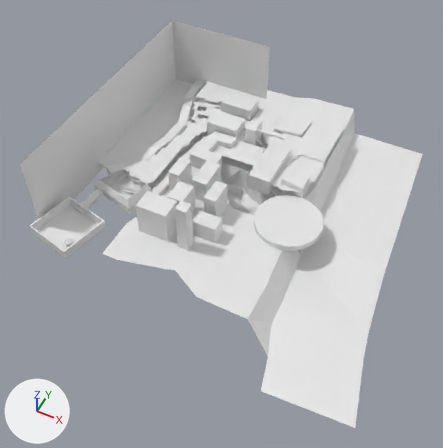
Before and after pictures for a commit that changed the Blender file thehive/assets/NavMeshes/PROTOTIPO_CIUDAD.blend.
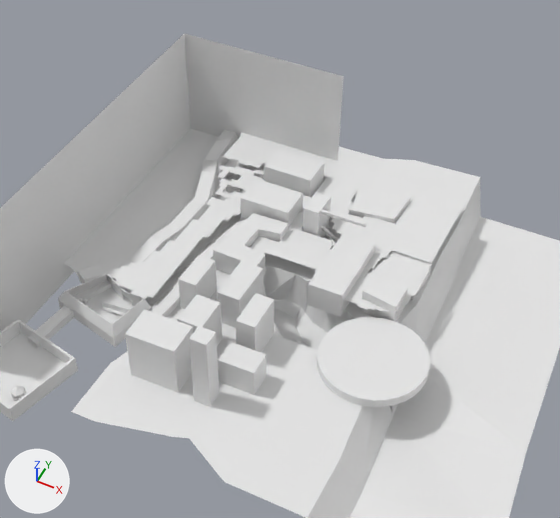
There are two pictures of each version: one whole from a 50 mm lens placed at (551.0, -1206.0, 1250.0), pointed at (10.0, -124.0, -103.0), one close up on the part from 13% to 91% of the width and 0% to 71% of the height. Arrows for +X, +Y and +Z are at lower left; the lights stay in place.

Names of what the first close-up shows: 'Plane', 'mapa'.
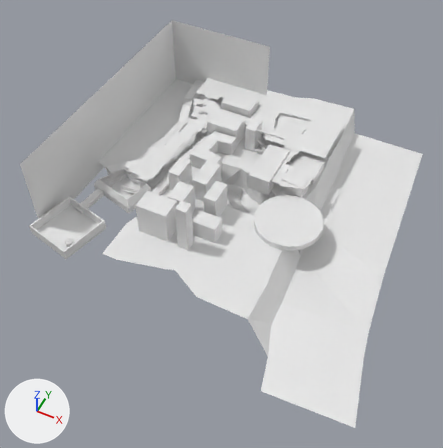
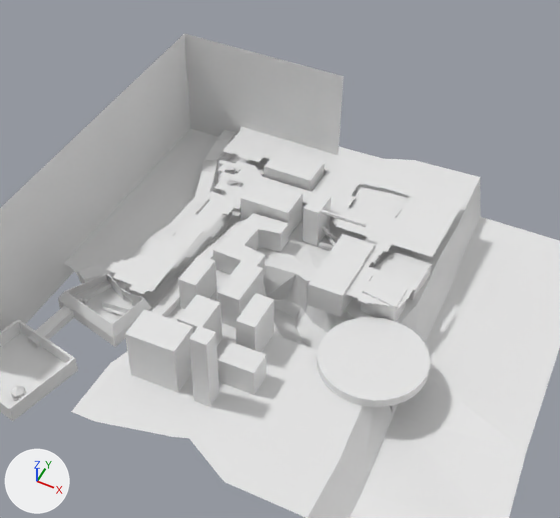
Boxes [x1, y1, x2, y2] around the edits, measured in the close-ups (560 x 518 px; the box of a moved part takes in the faces that stretch with it):
'Plane', reshaped, moved: before [108, 132, 467, 314]; after [106, 127, 469, 309]
part 1 of me_plane_011, deleted: before [250, 212, 335, 272]
part 2 of me_plane_011, moved or reshaped: before [215, 147, 430, 278]; after [215, 141, 430, 272]

Edits to the bpy script that builds the scene:
```text
Change me_plane_011:
    used by ob_plane; location = (-222.0, 0.0, -37.0); scale = (63.6, 63.6, 63.6)
    remove me_plane_011.from_pydata(...)  # 232 vertices, 74 faces; spans x -1.67..6.77, y -2.13..6.39, z 0.0..0.01
    add me_plane_011.from_pydata(...)  # 205 vertices, 66 faces, 1 loose edge; spans x -1.67..6.77, y -2.13..6.39, z 0.0..0.01
    me_plane_011 part 1: the loose piece of 24 vertices spanning x 0.86..3.9, y 1.0..3.46, z 0.0 is deleted
    me_plane_011 part 2
    5 vertices are removed from x 0.02..4.41, y 3.06..4.46, z 0.0
    5 faces are deleted
    4 vertices in x -1.0..-0.32, y 3.86, z 0.0 move by (0.0, 0.06, 0.0)
    13 vertices move from x -0.66..6.77, y 2.81..3.98, z 0.0 to x -0.66..6.77, y 2.69..4.01, z 0.0
    2 vertices are added at (0.44, 4.26, 0.0), (2.21, 6.39, 0.0)
    1 loose edge is added
    4 new faces join them
Change ob_plane:
    ob_plane.location: (-222.0, 0.0, -37.0) -> (-222.0, 0.0, -22.0)
```
